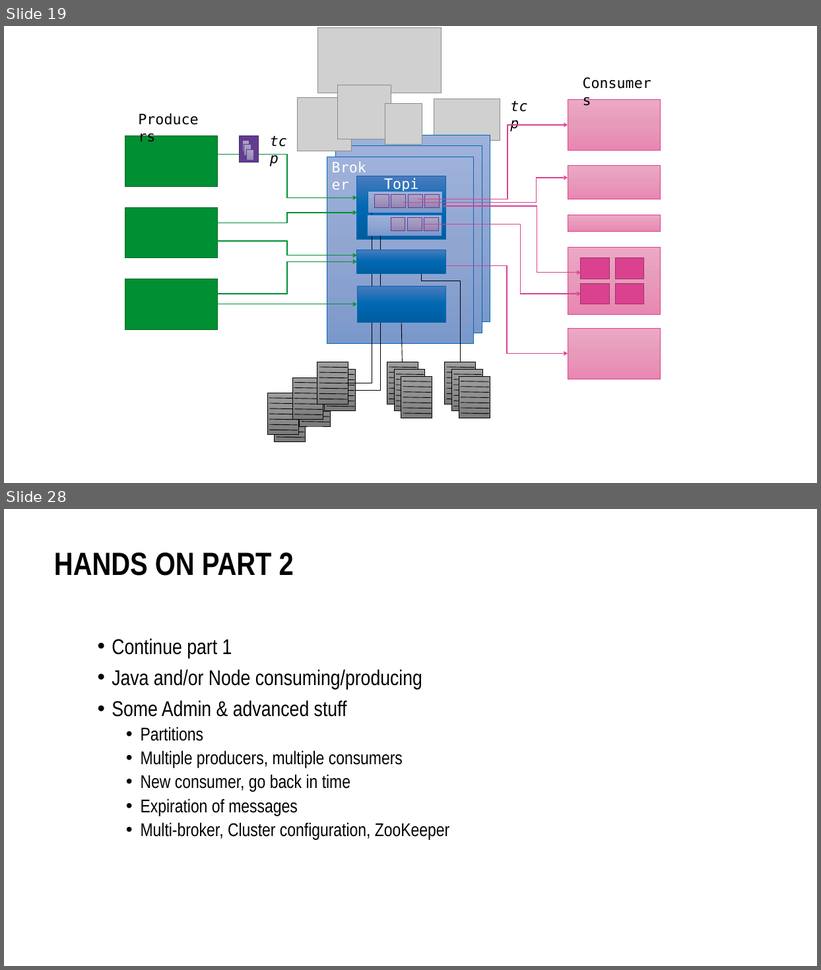
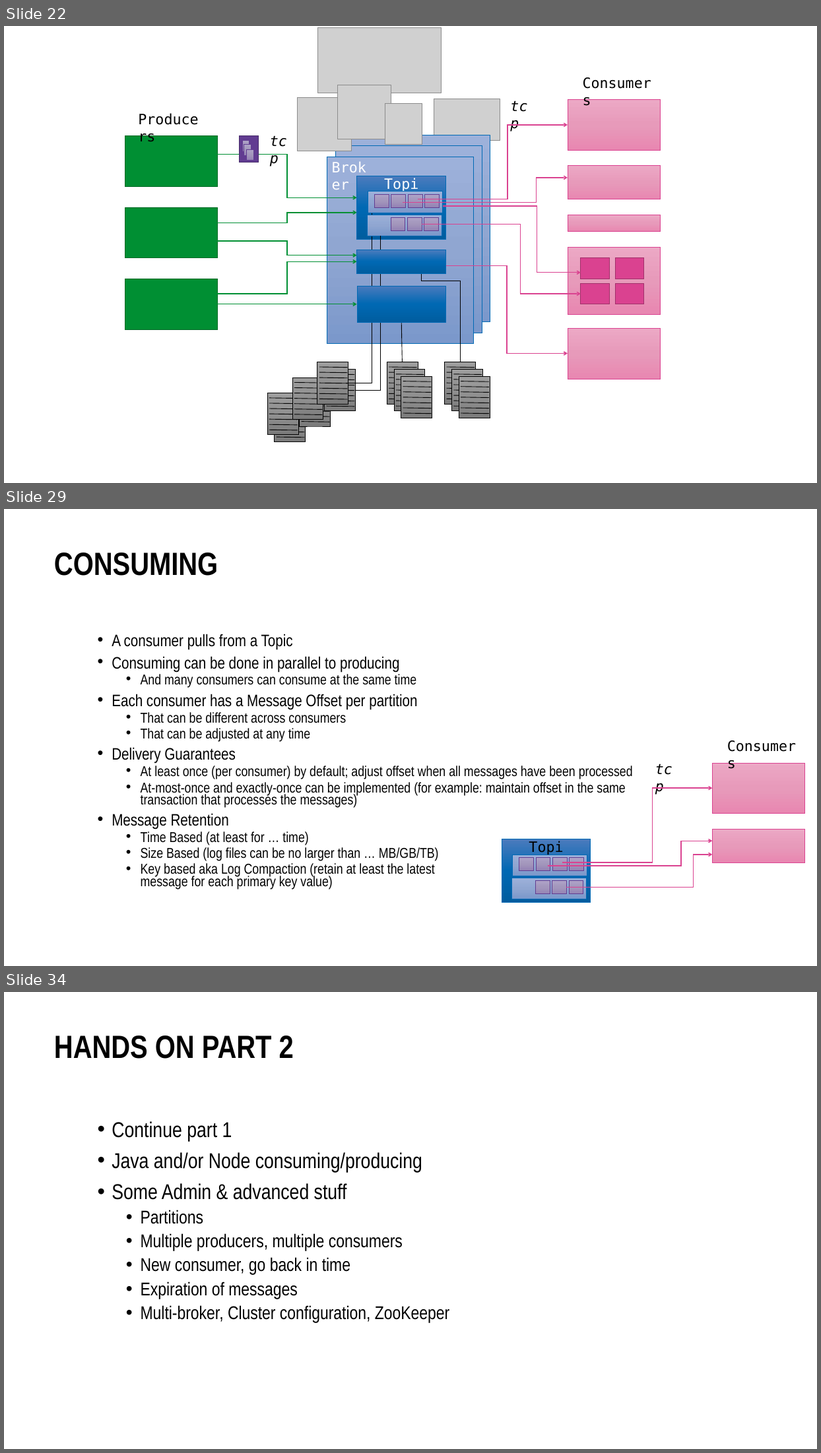
Before and after one commit to MaartenSmeets/kafka-workshop, a slide deck: Kafka_SIG_09feb2017.pptx. Shown one above the other, each under a label of ours: slides 19 and 28 before the commit, slides 22, 29 and 34 after it; the slides between them are not shown. The pictures are 821x970 and 821x1453 pixels, drawn with LibreOffice and Linux fonts; fonts in the diff are those of the drawing; grey boxes stand for pictures; background and template pictures are left out. Boxes give left, top, right and bottom in pixels: in the first picture for what was removed or moved away, otherwise in the second. Text is boxed around its words. In the diff, an @@ line names an element or a change of style, - is before the commit and + after.

Commit message:
Adding slides on under the hood details (consuming, producing, partitioning, cluster). ecosystem - connect, streams, confluent
Still TODO:
some architecture

```diff
--- a/Kafka_SIG_09feb2017.pptx
+++ b/Kafka_SIG_09feb2017.pptx
@@ slide 29 added at <box>4,509,817,966</box>, background #FFFFFF @@
@@ title added at <box>54,553,218,576</box>, 54 pt, text #000000, bold @@
+CONSUMING
@@ text added at <box>112,634,633,890</box>, 24 pt, text #000000 @@
+• A consumer pulls from a Topic
+• Consuming can be done in parallel to producing
+  • And many consumers can consume at the same time
+• Each consumer has a Message Offset per partition
+  • That can be different across consumers
+  • That can be adjusted at any time
+• Delivery Guarantees
+  • At least once (per consumer) by default; adjust offset when all messages have been processed
+  • At-most-once and exactly-once can be implemented (for example: maintain offset in the same transaction that processes the messages)
+• Message Retention
+  • Time Based (at least for … time)
+  • Size Based (log files can be no larger than … MB/GB/TB)
+  • Key based aka Log Compaction (retain at least the latest
+    message for each primary key value)
@@ text added at <box>723,735,806,757</box>, 24 pt, text #000000 @@
+Consumers
@@ text added at <box>651,758,679,780</box>, 24 pt, text #000000, italic @@
+tcp
@@ rectangle added at <box>712,763,805,813</box>, fill gradient #ECA9C5 to #E89ABB to #E887B1, outline #DA4290 0.5 pt @@
@@ elbow arrow added from (562, 863) to (712, 788), #DA4290 1.5 pt @@
@@ rectangle added at <box>502,839,590,903</box>, fill gradient #4B7BBD to #0069B4 to #005DA0, outline #0069B4 0.5 pt @@
@@ text added at <box>525,836,569,857</box>, 24 pt, text #000000 @@
+Topic
@@ elbow arrow added from (548, 866) to (712, 842), #DA4290 1.5 pt @@
@@ rectangle added at <box>712,829,805,862</box>, fill gradient #ECA9C5 to #E89ABB to #E887B1, outline #DA4290 0.5 pt @@
@@ rectangle added at <box>512,855,587,876</box>, fill gradient #9DB2DB to #90A7D2 to #7C99CC, outline #0069B4 0.5 pt @@
@@ rectangle added at <box>519,857,533,871</box>, fill gradient #AFA3C7 to #A397BC to #9483B5, outline #613C91 0.5 pt @@
@@ rectangle added at <box>536,857,550,871</box>, fill gradient #AFA3C7 to #A397BC to #9483B5, outline #613C91 0.5 pt @@
@@ rectangle added at <box>553,857,567,871</box>, fill gradient #AFA3C7 to #A397BC to #9483B5, outline #613C91 0.5 pt @@
@@ elbow arrow added from (567, 888) to (712, 855), #DA4290 1.5 pt @@
@@ rectangle added at <box>570,857,584,871</box>, fill gradient #AFA3C7 to #A397BC to #9483B5, outline #613C91 0.5 pt @@
@@ rectangle added at <box>512,878,586,900</box>, fill gradient #9DB2DB to #90A7D2 to #7C99CC, outline #0069B4 0.5 pt @@
@@ rectangle added at <box>535,881,550,894</box>, fill gradient #AFA3C7 to #A397BC to #9483B5, outline #613C91 0.5 pt @@
@@ rectangle added at <box>552,881,566,894</box>, fill gradient #AFA3C7 to #A397BC to #9483B5, outline #613C91 0.5 pt @@
@@ rectangle added at <box>569,881,583,894</box>, fill gradient #AFA3C7 to #A397BC to #9483B5, outline #613C91 0.5 pt @@
@@ what was slide 19 is now slide 22 @@
@@ what was slide 28 is now slide 34 @@
```
Also in this commit, not shown: 7 slides changed, 8 other slides added, 3 slides removed.
